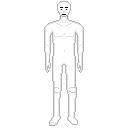
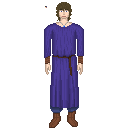
Layered file, before and after one edit (128×128). Changes by layer:
added layer "hair" above "jewelry" over [56, 2, 72, 21]
added layer "jewelry" above "Robes" over [59, 21, 69, 27]
added layer "Robes" above "Boots" over [44, 23, 84, 108]
added layer "Boots" above "Trousers" over [49, 111, 78, 128]
added layer "Trousers" above "Background" over [50, 62, 79, 113]
painted on "Background" over [44, 1, 84, 128]
